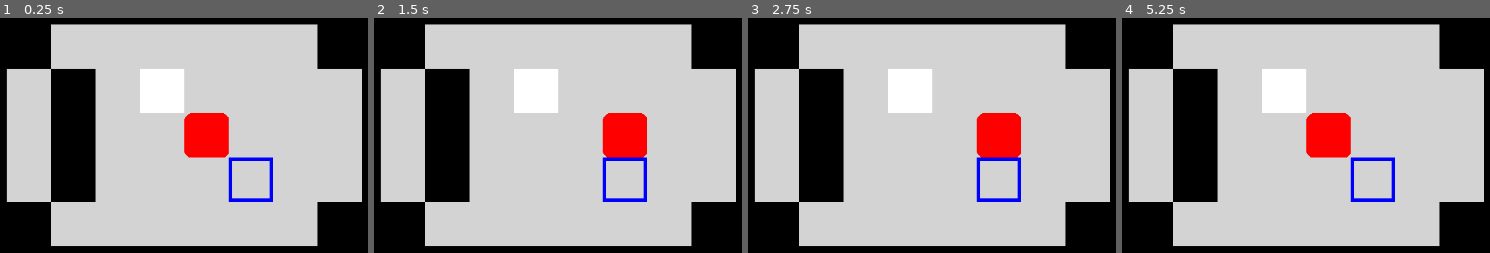
Above: before the commit, frames 1-4 (left to right).
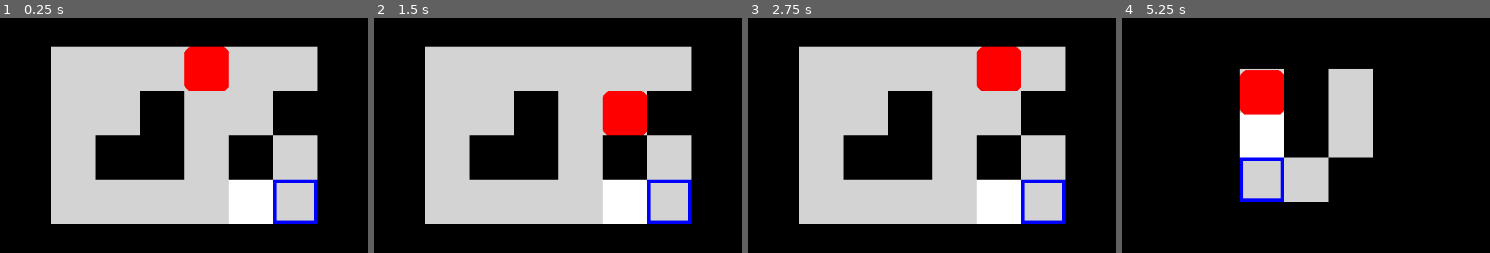
Above: after the commit, the same moments.

Repository: backinfile/cube99
Game: Godot game, scene res://Game.tscn
The game is run twice, just before and just after one commit, with the same random seed, the same clock (stepped at 60 frames per second) and the same inputs.
Inputs:
- Up to frame 1 (0.25 s): no input
- Up to frame 2 (1.5 s): tap Enter at 0.5 s; hold Right (ui_right) 0.53-1.28 s; tap N (next, bound only after the commit) at 0.6, 1.35 s; hold Z (back) from 1.28 s (still down)
- Up to frame 3 (2.75 s): tap R (restart) at 2 s; release Z (back) at 2.03 s; hold Right (ui_right) from 2.03 s (still down); tap N (next, bound only after the commit) at 2.1 s
- Up to frame 4 (5.25 s): tap R (restart) at 2.75, 4.15 s; release Right (ui_right) at 2.78 s; hold Up (ui_up) 2.78-3.53 s; tap N (next, bound only after the commit) every 0.75 s from 2.85 to 5.1 s; hold Left (ui_left) 3.53-5.03 s; hold Z (back) from 5.03 s (still down)

The runs differ from the first frame. In frame 1, 55% of the frame differs, in the area x 1-99%, y 2-98%; in frame 2, 51%; in frame 3, 54%; in frame 4, 68%.

Commit message:
add solveLogic and genLogic

Diff:
--- a/Game.gd
+++ b/Game.gd
@@ -3,17 +3,30 @@
 
 static var instance
 static var gameMap: GameMap
+static var curRoundGameMap: GameMap
 
 func _ready():
 	instance = self
-	loadLevel("res://mapResource/level1.json")
+	print([[1], [2,2], [3,3,3]].map(func(s):return s.size()))
+	print([[1], [2,2], [3,3,3]].map(func(s):return s.size()).max())
+
+	#loadLevelFile("res://mapResource/level1.json")
+	curRoundGameMap = GenLogic.genMap(1)[0]
+	loadGameMap(curRoundGameMap.makeCopy())
+	calcGame()
 
 
-func loadLevel(path:String):
-	$World.get_children().clear()
+func loadLevelFile(path:String):
+	curRoundGameMap = GameMap.parseFile(path)
+	loadGameMap(curRoundGameMap.makeCopy())
+
+
+func loadGameMap(gameMap:GameMap):
+	self.gameMap = gameMap
+	for node in $World.get_children():
+		$World.remove_child(node)
+		node.queue_free()
 	GameLogic.init()
-
-	gameMap = GameMap.parseFile(path)
 
 	var startPosition = calcStartPosition(0,0)
 	ElementNode.ui_offset_x = startPosition.x
@@ -44,6 +57,13 @@
 			e.node = ElementNode.createElementNode(e.type, p.x, p.y)
 			$World.add_child(e.node)
 
+func calcGame():
+	var result = SolveLogic.solve(gameMap)
+	await get_tree().create_timer(1).timeout
+	for move in result.moves:
+		GameLogic.move(move.x, move.y)
+		await get_tree().create_timer(0.2).timeout
+
 func calcStartPosition(x: int, y:int) -> Vector2:
 	var size = get_viewport_rect().size
 	var startX = size[0] / 2.0 - gameMap.width / 2.0 * (ElementNode.Element_Size + ElementNode.Element_Gap)
@@ -57,10 +77,16 @@
 	var dx = 0
 	var dy = 0
 	if Input.is_action_just_pressed("restart"):
-		loadLevel("res://mapResource/level1.json")
+		loadGameMap(curRoundGameMap.makeCopy())
+		calcGame()
 		return
 	if Input.is_action_just_pressed("back"):
 		GameLogic.back()
+		return
+	if Input.is_action_just_pressed("next"):
+		curRoundGameMap = GenLogic.genMap(1)[0]
+		loadGameMap(curRoundGameMap.makeCopy())
+		calcGame()
 		return
 	if Input.is_action_just_pressed("ui_left"):
 		dx = -1
--- a/MCLogic/MCLogic.gd
+++ /dev/null
@@ -1,2 +0,0 @@
-extends Node
-class_name MCLogic
--- /dev/null
+++ b/SolveLogic/GenLogic.gd
@@ -0,0 +1,73 @@
+class_name GenLogic
+
+static var random = RandomNumberGenerator.new()
+
+static func genMap(n: int) -> Array:
+	var result = []
+	for i in range(n):
+		for loop in range(1000):
+			var record = []
+			var gameMap = GameMap.new()
+			gameMap.width = random.randi_range(3,6)
+			gameMap.height = random.randi_range(3,4)
+			genPlayer(gameMap)
+			genBox(gameMap)
+			genWall(gameMap)
+			for times in range(gameMap.width):
+				if random.randf() <= 0.3:
+					genBox(gameMap)
+				else:
+					genWall(gameMap)
+			var r = SolveLogic.solve(gameMap)
+			if r.moves.size() > 0:
+				return [gameMap]
+	return result
+
+static func genPlayer(gameMap: GameMap):
+	var p = randEmptyPosition(gameMap)
+	var e = Element.new(Element.Type_Player)
+	gameMap.setElement(e, p.x, p.y)
+
+static func genBox(gameMap: GameMap):
+	var p = randEmptyPosition(gameMap)
+	var e = Element.new(Element.Type_Box)
+	gameMap.setElement(e, p.x, p.y)
+	var targetP = randEmptyPosition(gameMap, false)
+	if targetP.x < 0:
+		targetP = randEmptyPosition(gameMap, true)
+	var targetE = Element.new(Element.Type_Target)
+	gameMap.setFloor(targetE, targetP.x, targetP.y)
+
+static func genWall(gameMap: GameMap):
+	var p = randEmptyPosition(gameMap)
+	var e = Element.new(Element.Type_Wall)
+	gameMap.setElement(e, p.x, p.y)
+
+static func countEmptyPosition(gameMap:GameMap, includeBoxP=false) -> int:
+	var cnt = 0
+	for x in range(gameMap.width):
+		for y in range(gameMap.height):
+			var e = gameMap.getElement(x, y)
+			var f = gameMap.getElementFloor(x, y)
+			if e == null && f == null:
+				cnt += 1
+			elif includeBoxP and f == null:
+				if e != null and (e.type == Element.Type_Box or e.type == Element.Type_Player):
+					cnt += 1
+	return cnt
+
+static func randEmptyPosition(gameMap:GameMap, includeBoxP=false) -> Vector2:
+	var rand = random.randi_range(0, countEmptyPosition(gameMap, includeBoxP)) + 1
+	var cnt = 0
+	for x in range(gameMap.width):
+		for y in range(gameMap.height):
+			var e = gameMap.getElement(x, y)
+			var f = gameMap.getElementFloor(x, y)
+			if e == null && f == null:
+				cnt += 1
+			elif includeBoxP and f == null:
+				if e != null and (e.type == Element.Type_Box or e.type == Element.Type_Player):
+					cnt += 1
+			if cnt >= rand:
+				return Vector2(x, y)
+	return Vector2(-1, -1)
--- /dev/null
+++ b/SolveLogic/SolveLogic.gd
@@ -0,0 +1,52 @@
+class_name SolveLogic
+
+const DIR = [0, 1, 0, -1, 1, 0, -1, 0]
+
+static func solve(gameMap: GameMap) -> SolveResult:
+	var result = SolveResult.new()
+	var stateCache = {}
+	var queue: Array[SolveNode] = [SolveNode.new(gameMap, [])]
+	var curMaxStep = 0
+	var deathPosList = gameMap.calcDeathPosList()
+	print(deathPosList)
+	while not queue.is_empty():
+		var node: SolveNode = queue.pop_front()
+		stateCache[node.gameMap.getStateHash()] = true
+		if node.moves.size() > curMaxStep:
+			curMaxStep = node.moves.size()
+			print("solve step " + str(curMaxStep))
+		if node.moves.size() >= 30:
+			break
+		for i in range(DIR.size() / 2):
+			var steps = GameLogic.findMovePath(node.gameMap, DIR[i*2], DIR[i*2+1])
+			if steps.is_empty():
+				continue
+			var copyMap = node.gameMap.makeCopy()
+			copyMap.applyStep(steps)
+
+			# check death pos
+			var inDeathPos = false
+			for step in steps:
+				if step.e.type == Element.Type_Box:
+					if step.to in deathPosList:
+						inDeathPos = true
+			if inDeathPos: continue
+
+			var moves = node.moves.duplicate()
+			moves.append(Vector2(DIR[i*2], DIR[i*2+1]))
+			if copyMap.isGameOver():
+				result.moves = moves
+				print("solve success")
+				return result
+			if copyMap.getStateHash() in stateCache: continue
+			queue.push_back(SolveNode.new(copyMap, moves))
+			result.solveQueueStep += 1
+	print("solve failed")
+	return result
+
+class SolveNode:
+	var gameMap:GameMap
+	var moves:Array
+	func _init(gameMap:GameMap, moves:Array):
+		self.moves = moves
+		self.gameMap = gameMap
--- /dev/null
+++ b/SolveLogic/SolveResult.gd
@@ -0,0 +1,5 @@
+extends RefCounted
+class_name SolveResult
+
+var moves = []
+var solveQueueStep = 0
--- a/gameLogic/Element.gd
+++ b/gameLogic/Element.gd
@@ -1,3 +1,4 @@
+extends RefCounted
 class_name Element
 
 # 创建后除了node之外的值不变
@@ -9,3 +10,6 @@
 const Type_Wall = "Wa"
 const Type_Target = "Ta"
 const Type_Box = "Bo"
+
+func _init(type:String = "  "):
+	self.type = type
--- a/gameLogic/GameMap.gd
+++ b/gameLogic/GameMap.gd
@@ -9,6 +9,9 @@
 
 func getElement(x:int, y: int) -> Element:
 	return data.get(x * FACTOR + y)
+
+func getElementFloor(x:int, y: int) -> Element:
+	return floor.get(x * FACTOR + y)
 
 func inMapArea(x: int, y: int) -> bool:
 	return 0 <= x and x < width and 0 <= y and y < height
@@ -80,13 +83,13 @@
 	for i in data:
 		map.data[i] = data[i]
 	for i in floor:
-		floor.data[i] = data[i]
+		map.floor[i] = floor[i]
 	return map
 
 func isGameOver() -> bool:
 	for i in floor:
 		if floor[i].type == Element.Type_Target:
-			if data[i] == null or data[i].type != Element.Type_Box:
+			if data.get(i) == null or data[i].type != Element.Type_Box:
 				return false
 	return true
 
@@ -103,3 +106,81 @@
 			removeElement(e)
 			setElement(e, step.to.x, step.to.y)
 	pass
+
+func getStateHash():
+	const R = 131
+	var hash = 0
+	hash = hash * R + width
+	hash = hash * R + height
+	for x in range(width):
+		for y in range(height):
+			var i = x * FACTOR + y
+			var e = data.get(i)
+			if e != null:
+				hash = hash * R + i
+				hash = hash * R + hash(e)
+			var f = floor.get(i)
+			if f != null:
+				hash = hash * R + i
+				hash = hash * R + hash(e)
+	return hash
+
+const DIR = [0, 1, 0, -1, 1, 0, -1, 0]
+
+func calcDeathPosList() -> Array:
+	return []
+	var result = []
+	for tx in range(width):
+		for ty in range(height):
+			if is_stop(tx, ty): continue
+			if checkIsDeathCornor(tx,ty) or checkIsDeathPos(tx, ty):
+				result.append(Vector2(tx, ty))
+	return result
+
+func checkIsDeathCornor(tx: int, ty: int) -> bool:
+	var e = getElementFloor(tx, ty)
+	if e != null:
+		return false
+	var upBlock = is_stop(tx, ty - 1)
+	var leftBlock = is_stop(tx - 1, ty)
+	var downBlock = is_stop(tx, ty + 1)
+	var rightBlock = is_stop(tx + 1, ty)
+	return (upBlock and leftBlock) or (leftBlock and downBlock) or (downBlock and rightBlock) or (rightBlock and upBlock)
+
+func checkIsDeathPos(tx: int, ty:int) -> bool:
+	for x in range(width):
+		var e = getElementFloor(x, ty)
+		if e != null && e.type == Element.Type_Target:
+			return false
+	for y in range(height):
+		var e = getElementFloor(tx, y)
+		if e != null && e.type == Element.Type_Target:
+			return false
+
+	var upBlock = true
+	var downBlock = true
+	var leftBlock = true
+	var rightBlock = true
+	for x in range(0, width):
+		for y in range(0, ty):
+			var e = getElement(x, y)
+			if e == null or e.type != Element.Type_Wall:
+				upBlock = false
+				break
+		for y in range(ty+1, height):
+			var e = getElement(x, y)
+			if e == null or e.type != Element.Type_Wall:
+				downBlock = false
+				break
+	for y in range(0, height):
+		for x in range(0, tx):
+			var e = getElement(x, y)
+			if e == null or e.type != Element.Type_Wall:
+				leftBlock = false
+				break
+		for x in range(tx+1, width):
+			var e = getElement(x, y)
+			if e == null or e.type != Element.Type_Wall:
+				rightBlock = false
+				break
+	return upBlock or downBlock or leftBlock or rightBlock
--- a/gameLogic/Step.gd
+++ b/gameLogic/Step.gd
@@ -9,3 +9,6 @@
 	self.e = e
 	self.from = from
 	self.to = to
+
+func _to_string():
+	return "%s%s->%s" % [e.type, from, to]
--- a/project.godot
+++ b/project.godot
@@ -57,6 +57,11 @@
 "events": [Object(InputEventKey,"resource_local_to_scene":false,"resource_name":"","device":-1,"window_id":0,"alt_pressed":false,"shift_pressed":false,"ctrl_pressed":false,"meta_pressed":false,"pressed":false,"keycode":0,"physical_keycode":90,"key_label":0,"unicode":122,"echo":false,"script":null)
 ]
 }
+next={
+"deadzone": 0.5,
+"events": [Object(InputEventKey,"resource_local_to_scene":false,"resource_name":"","device":-1,"window_id":0,"alt_pressed":false,"shift_pressed":false,"ctrl_pressed":false,"meta_pressed":false,"pressed":false,"keycode":0,"physical_keycode":78,"key_label":0,"unicode":110,"echo":false,"script":null)
+]
+}
 
 [rendering]
 
Not shown, added: Gam5777.tmp
